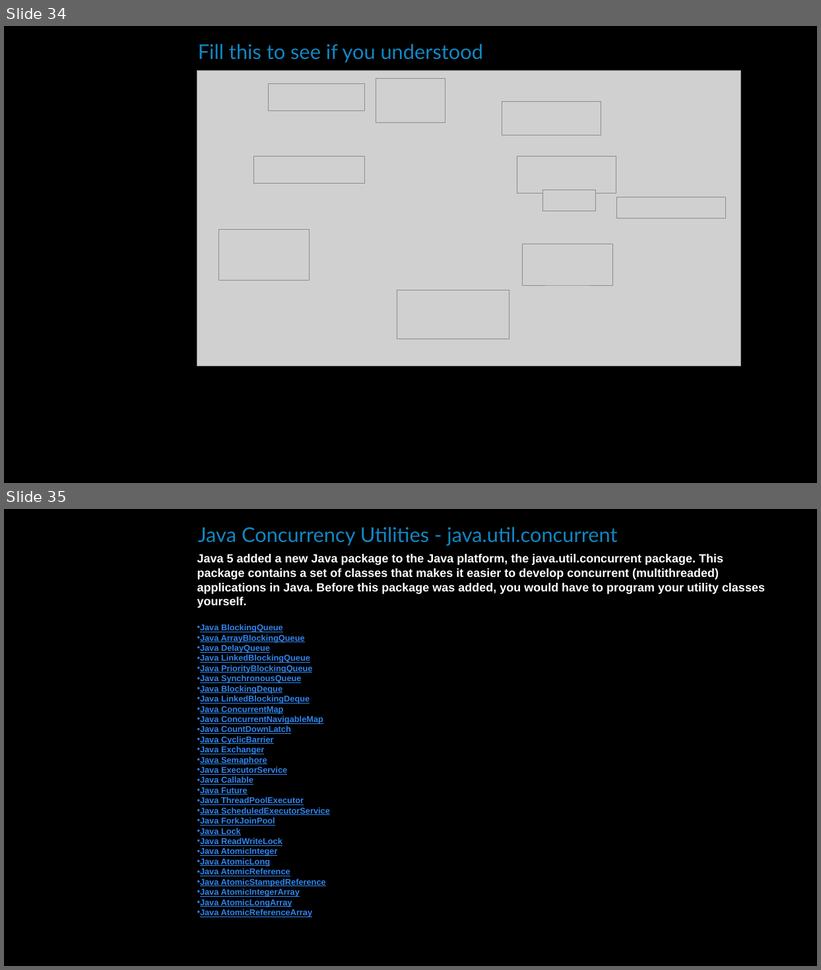
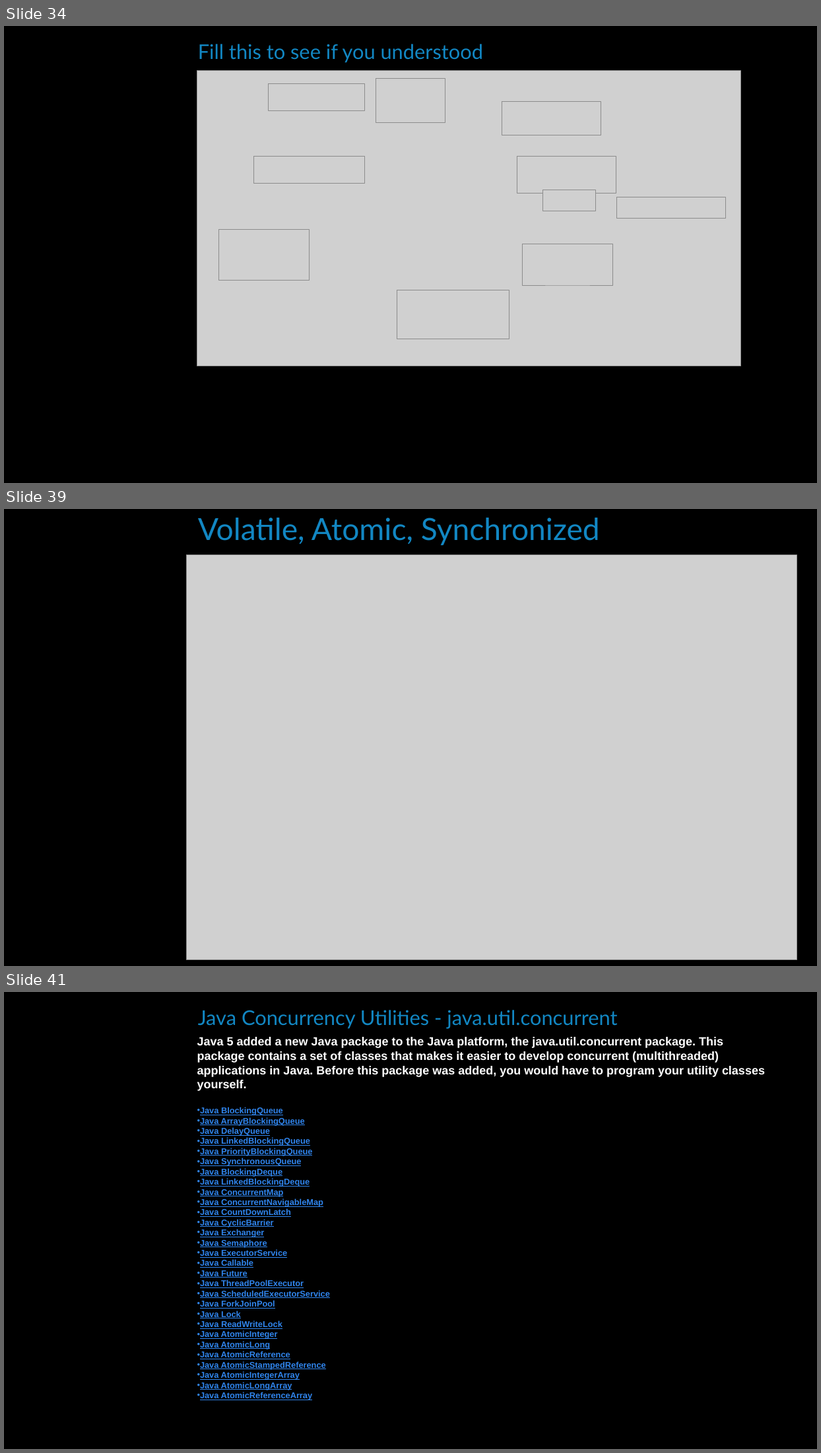
Before and after one commit to netanellevine/OOP_2022_Winter, a slide deck: TA7/TA7.pptx. Shown one above the other, each under a label of ours: slides 34 and 35 before the commit, slides 34, 39 and 41 after it; the slides between them are not shown. The pictures are 821x970 and 821x1453 pixels, drawn with LibreOffice and Linux fonts; fonts in the diff are those of the drawing; grey boxes stand for pictures; background and template pictures are left out. Boxes give left, top, right and bottom in pixels: in the first picture for what was removed or moved away, otherwise in the second. Text is boxed around its words. In the diff, an @@ line names an element or a change of style, - is before the commit and + after.

```diff
--- a/TA7/TA7.pptx
+++ b/TA7/TA7.pptx
@@ slide 39 added at box(4, 509, 817, 966), background #000000 @@
@@ text added at box(198, 518, 600, 545), 36 pt, text #1287C3 @@
+Volatile, Atomic, Synchronized
@@ picture added at box(186, 555, 797, 960) @@
@@ what was slide 35 is now slide 41 @@
```
Also in this commit, not shown: 5 other slides added, 15 other files.
